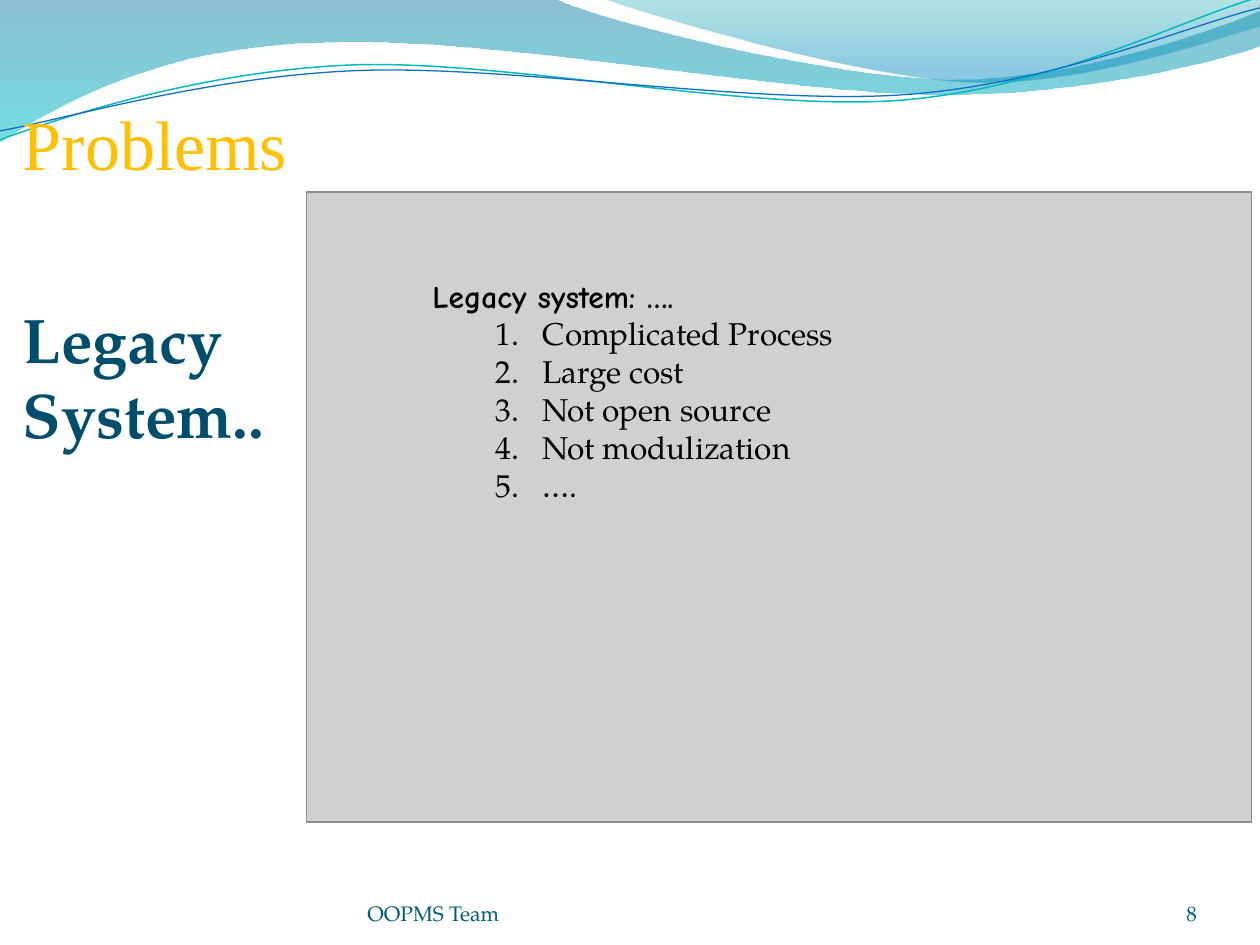
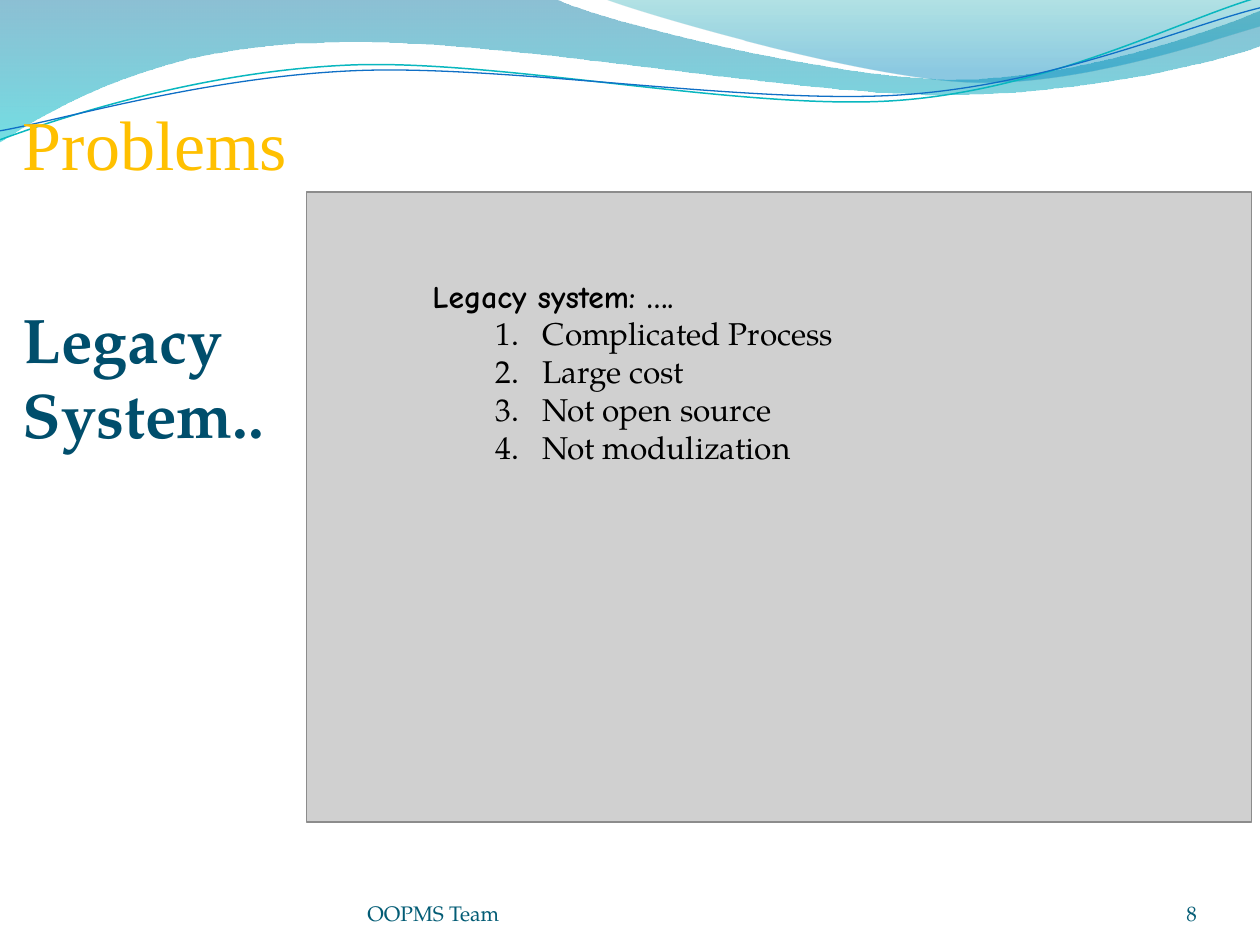
Before and after one commit to gofpattern/oopms, a slide deck: slide 8 of Document/Report/Presentation/OOPMS_Presentation_v1.0.pptx. Drawn at 1260x945 pixels with LibreOffice and Linux fonts; fonts in the diff are those of the drawing; grey boxes stand for pictures; background and template pictures are left out. Boxes give left, top, right and bottom in pixels: in the first picture for what was removed or moved away, otherwise in the second. Text is boxed around its words. In the diff, an @@ line names an element or a change of style, - is before the commit and + after.

```diff
--- a/Document/Report/Presentation/OOPMS_Presentation_v1.0.pptx
+++ b/Document/Report/Presentation/OOPMS_Presentation_v1.0.pptx
@@ text at (432,287,833,460): paragraph removed @@
-  5. ….
```
Also in this commit, not shown: 2 other slides changed, 3 slides added, 3 slides removed.
